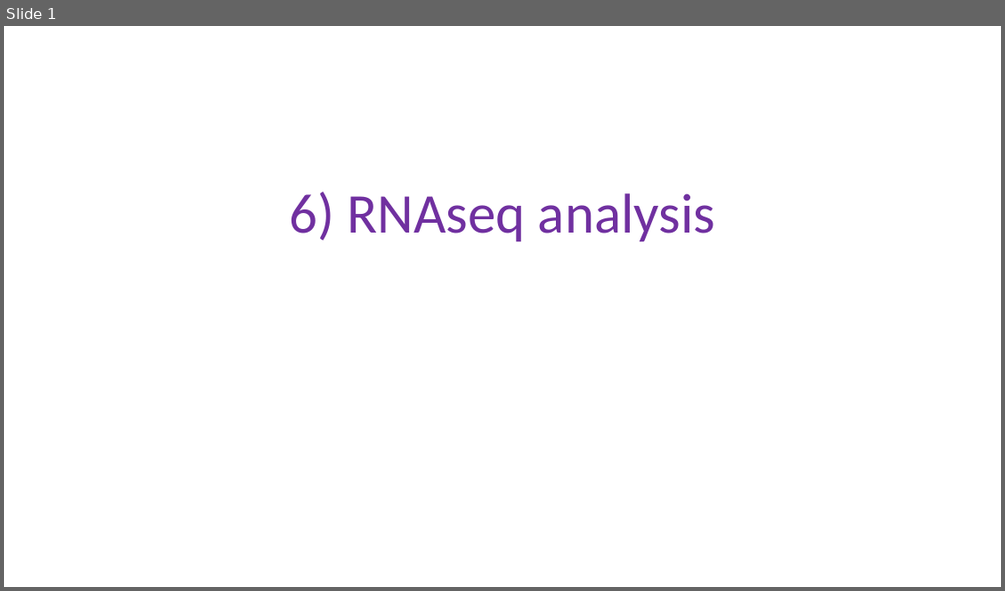
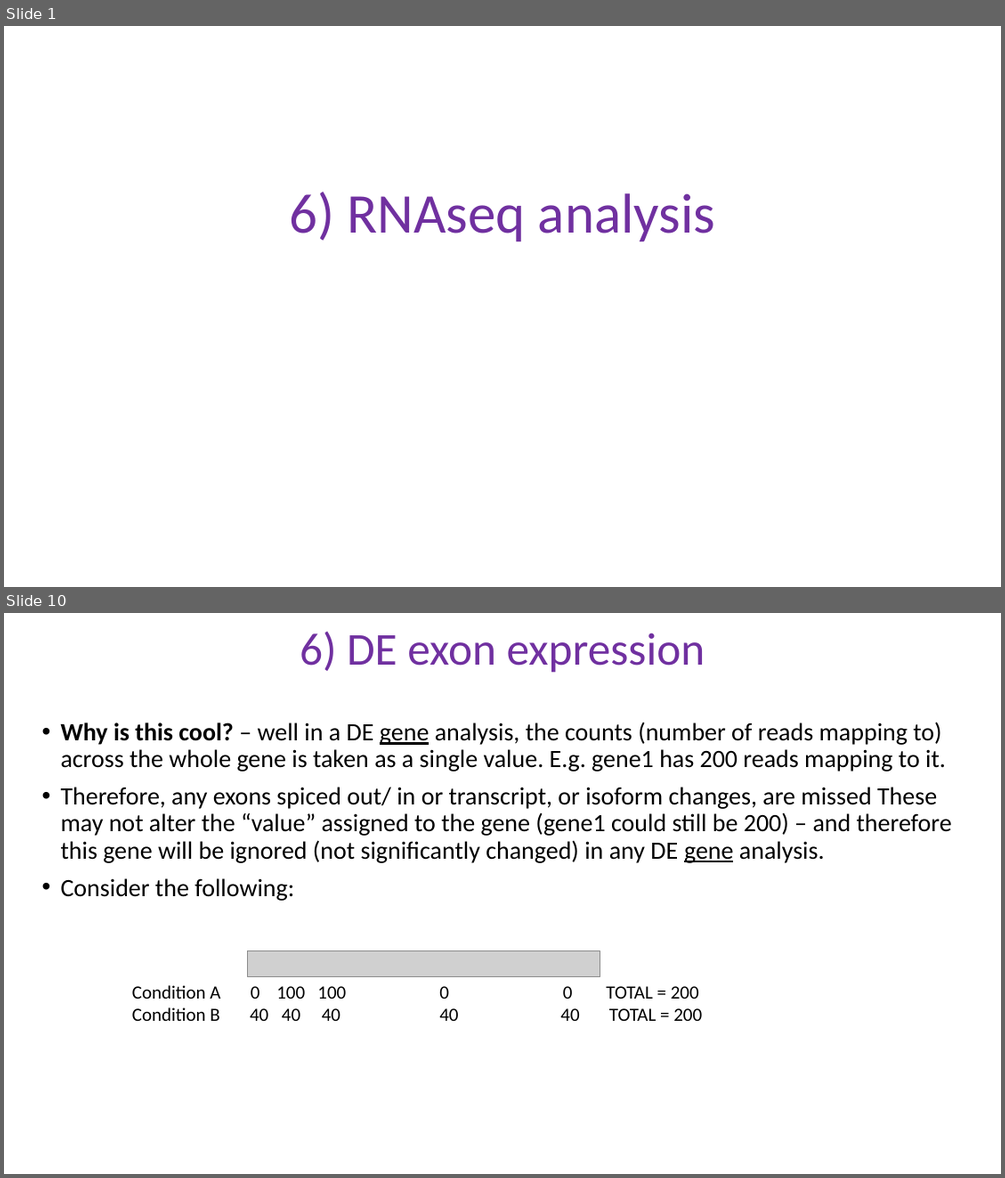
Before and after one commit to schlogl2017/RNAseq_workshop, a slide deck: powerpoint/6_RNAseq_DE.pptx. Shown one above the other, each under a label of ours: slide 1 before the commit, slides 1 and 10 after it; the slides between them are not shown. The pictures are 1005x591 and 1005x1178 pixels, drawn with LibreOffice and Linux fonts; fonts in the diff are those of the drawing; grey boxes stand for pictures. Boxes give left, top, right and bottom in pixels: in the first picture for what was removed or moved away, otherwise in the second. Text is boxed around its words. In the diff, an @@ line names an element or a change of style, - is before the commit and + after.

```diff
--- a/powerpoint/6_RNAseq_DE.pptx
+++ b/powerpoint/6_RNAseq_DE.pptx
@@ slide 10 added at (4,613,1001,1174), background #FFFFFF @@
@@ title added at (299,632,705,673), 44 pt, text #7030A0 @@
+6) DE exon expression
@@ text added at (61,722,952,900), 24 pt, text #000000 @@
+• Why is this cool? – well in a DE gene analysis, the counts (number of reads mapping to) across the whole gene is taken as a single value. E.g. gene1 has 200 reads mapping to it.
+• Therefore, any exons spiced out/ in or transcript, or isoform changes, are missed These may not alter the “value” assigned to the gene (gene1 could still be 200) – and therefore this gene will be ignored (not significantly changed) in any DE gene analysis.
+• Consider the following:
@@ picture added at (248,950,600,976) @@
@@ text added at (132,985,699,1021), 18 pt, text #000000 @@
+Condition A 0 100 100 0 0 TOTAL = 200
+Condition B 40 40 40 40 40 TOTAL = 200
```
Also in this commit, not shown: 1 slide changed, 17 other slides added, 19 slides removed, 6 other files.
